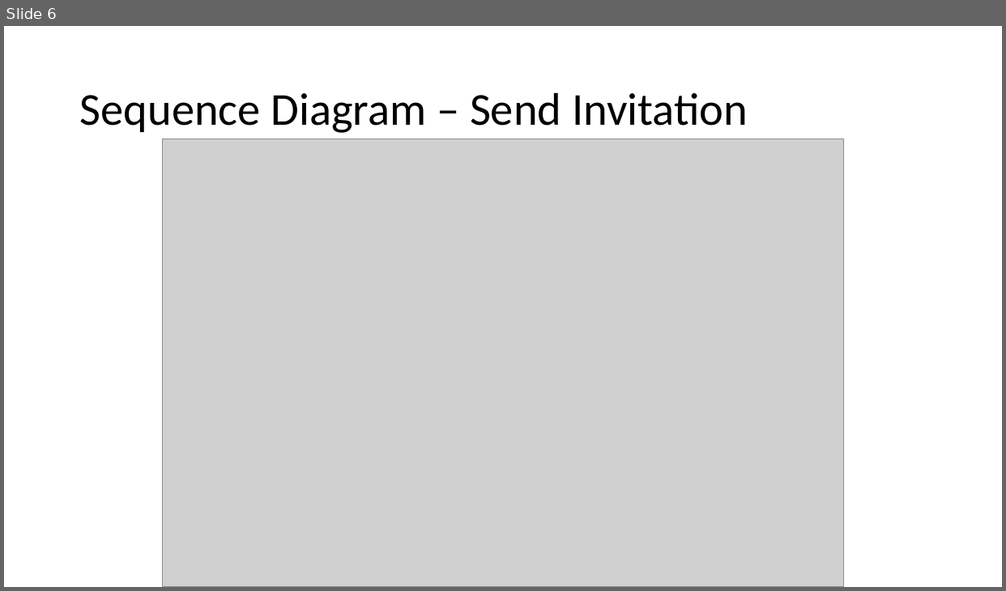
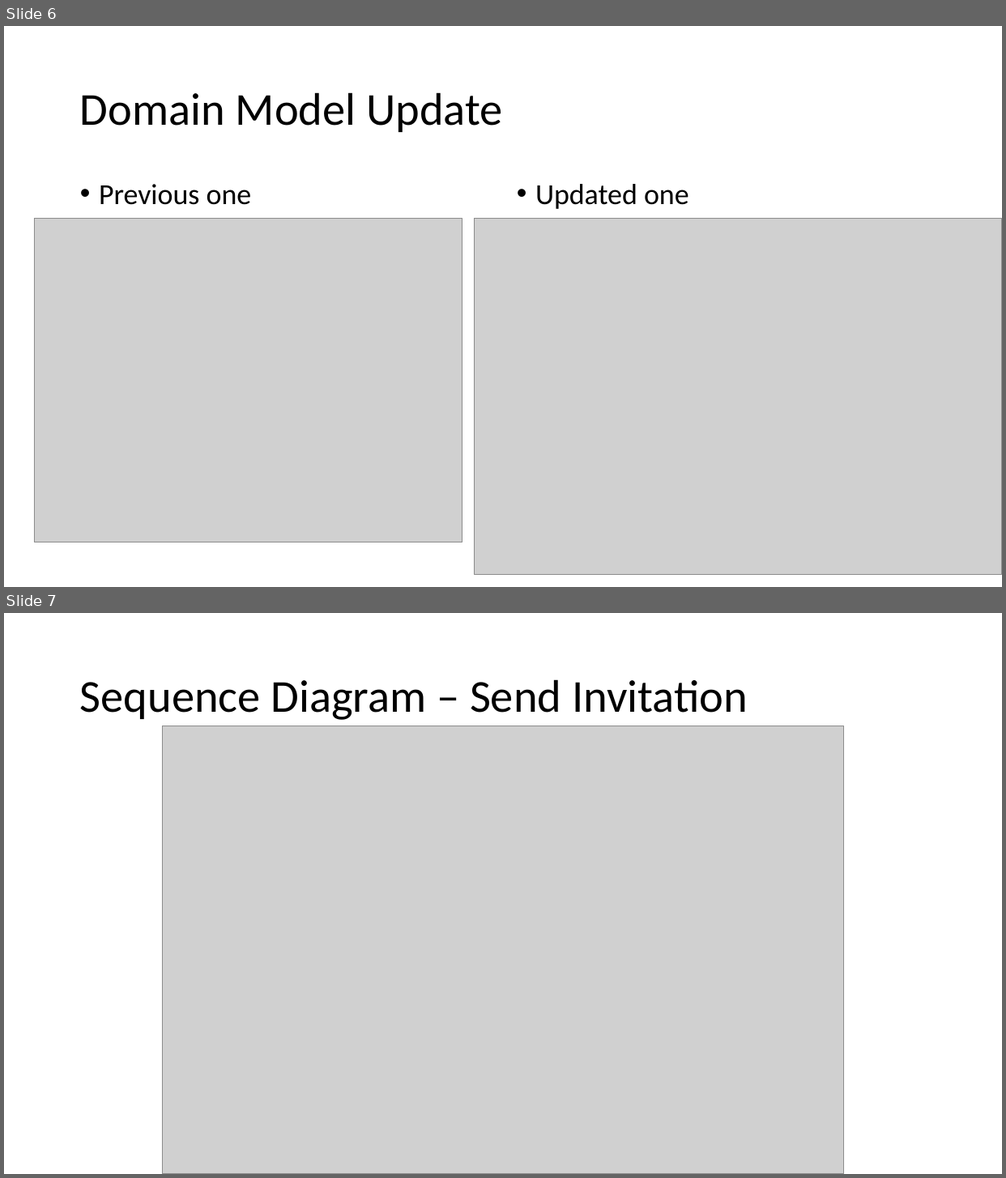
Before and after one commit to Chris-Schaffer/cs414-f18-001-stringCheese, a slide deck: Documents P3/CS 414 Rollerball Project 03.pptx. Shown one above the other, each under a label of ours: slide 6 before the commit, slides 6 and 7 after it. The pictures are 1006x591 and 1006x1178 pixels, drawn with LibreOffice and Linux fonts; fonts in the diff are those of the drawing; grey boxes stand for pictures. Boxes give left, top, right and bottom in pixels: in the first picture for what was removed or moved away, otherwise in the second. Text is boxed around its words. In the diff, an @@ line names an element or a change of style, - is before the commit and + after.

```diff
--- a/Documents P3/CS 414 Rollerball Project 03.pptx
+++ b/Documents P3/CS 414 Rollerball Project 03.pptx
@@ slide 6 added at (x1=4, y1=26, x2=1002, y2=587), background #FFFFFF @@
@@ title added at (x1=80, y1=92, x2=502, y2=132), 44 pt, text #000000 @@
+Domain Model Update
@@ text added at (x1=99, y1=184, x2=252, y2=205), 28 pt, text #000000 @@
+• Previous one
@@ text added at (x1=535, y1=184, x2=689, y2=209), 28 pt, text #000000 @@
+• Updated one
@@ picture added at (x1=34, y1=219, x2=462, y2=543) @@
@@ picture added at (x1=474, y1=219, x2=1002, y2=574) @@
@@ what was slide 6 is now slide 7 @@
```
Also in this commit, not shown: 1 slide changed.
